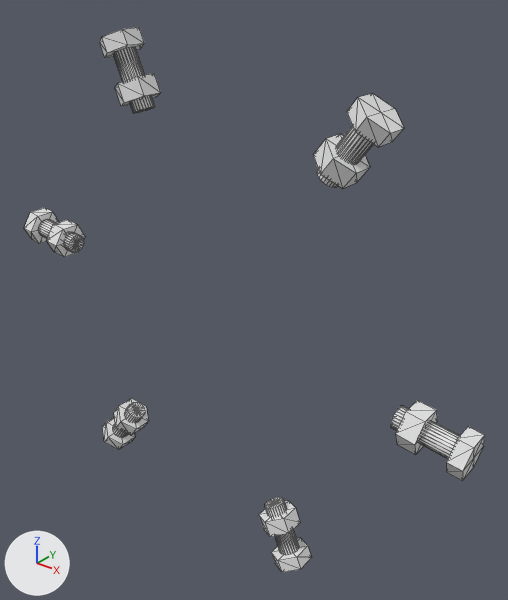
What one commit did to the glTF model viewer-full/bolts_top.glb.
Both versions are drawn from a 50 mm lens placed at (119.0, -191.9, 90.7), pointed at (7.7, -52.8, 4.4). The lights are fixed; the arrows at lower left show +X, +Y and +Z. The first picture is the older version. Mesh edges are drawn as thin lines. Where no turn or scale is listed for an object, it has been applied to the vertices. Vertices at exactly the same position are counted once.

Names of what the first picture shows: 'b0_52.4', 'b1_112.4', 'b2_172.4', 'b3_232.4', 'b4_292.4', 'b5_352.4'.
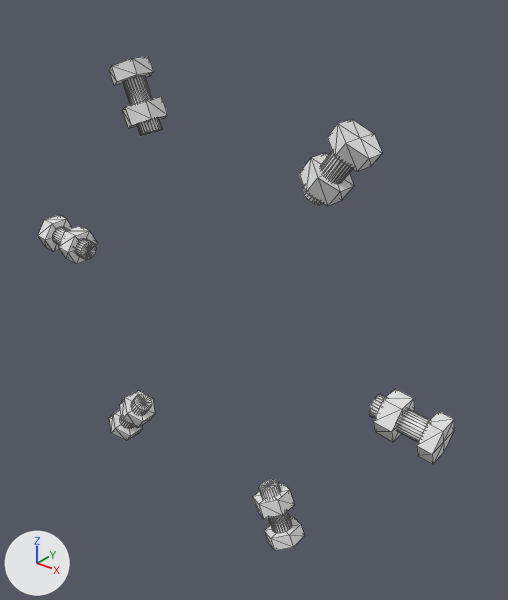
Location of each change, [x1, y1, x2, y2] in pixels of the pictures (508 x 600 px; the box of a moved part takes in the faces that stretch with it):
'b0_52.4', reshaped, moved (8% narrower, 8% shorter): before [314, 93, 404, 188]; after [299, 119, 382, 206]
'b5_352.4', reshaped, moved (10% narrower, 7% shorter): before [390, 400, 485, 481]; after [369, 389, 454, 464]
'b1_112.4', reshaped, moved (7% shorter): before [100, 28, 161, 114]; after [109, 56, 168, 136]
'b4_292.4', reshaped, moved: before [259, 497, 312, 572]; after [253, 480, 305, 551]
'b2_172.4', reshaped, moved: before [24, 208, 85, 257]; after [38, 215, 97, 264]
'b3_232.4', reshaped, moved: before [102, 398, 149, 449]; after [109, 390, 155, 441]
part 1 of me_b5, moved or reshaped: before [395, 400, 437, 455]; after [373, 389, 415, 442]
part 2 of me_b5, moved or reshaped: before [446, 427, 485, 481]; after [417, 411, 454, 464]
part 3 of me_b5, moved or reshaped: before [390, 406, 459, 459]; after [369, 394, 430, 442]
part 4 of me_b4, moved or reshaped: before [259, 501, 300, 537]; after [253, 483, 294, 519]
part 5 of me_b4, moved or reshaped: before [271, 538, 312, 572]; after [264, 517, 305, 551]
part 6 of me_b4, moved or reshaped: before [265, 497, 299, 555]; after [259, 480, 292, 533]
part 7 of me_b3, moved or reshaped: before [114, 398, 149, 435]; after [120, 390, 155, 428]
part 8 of me_b3, moved or reshaped: before [113, 402, 145, 437]; after [120, 394, 152, 429]
part 9 of me_b3, moved or reshaped: before [102, 418, 135, 449]; after [109, 409, 143, 441]
part 10 of me_b2, moved or reshaped: before [46, 220, 85, 257]; after [58, 226, 97, 264]
part 11 of me_b2, moved or reshaped: before [38, 219, 84, 253]; after [53, 227, 96, 259]
part 12 of me_b2, moved or reshaped: before [24, 208, 59, 244]; after [38, 215, 72, 251]
part 13 of me_b1, moved or reshaped: before [115, 74, 161, 106]; after [122, 96, 168, 129]
part 14 of me_b1, moved or reshaped: before [113, 47, 155, 114]; after [123, 75, 162, 136]
part 15 of me_b1, moved or reshaped: before [100, 28, 144, 58]; after [109, 56, 154, 86]
part 16 of me_b0, moved or reshaped: before [314, 134, 370, 188]; after [299, 153, 354, 206]
part 17 of me_b0, moved or reshaped: before [347, 93, 404, 147]; after [327, 119, 382, 172]
part 18 of me_b0, moved or reshaped: before [317, 126, 374, 188]; after [303, 151, 353, 205]

Diff of the bpy script that builds the scene:
```diff
--- a/viewer-full/bolts_top.glb.py
+++ b/viewer-full/bolts_top.glb.py
@@ me_b0 @@
-me_b0.from_pydata(...)  # 77 vertices, 144 faces; spans x 36.1..54.4, y -64.8..-53.2, z 48.1..68.6
+me_b0.from_pydata(...)  # 77 vertices, 144 faces; spans x 29.9..47.5, y -67.5..-55.9, z 40.2..59.6
+# me_b0 part 16: the loose piece of 14 vertices spanning x 36.2..47.2, y -64.8..-53.2, z 49.1..59.2 is moved by (-6.1, -2.7, -7.9)
+# me_b0 part 17: all 38 vertices in x 44.0..54.4, y -64.8..-53.2, z 59.3..68.6 are moved by (-7.0, -2.7, -9.0)
+# me_b0 part 18: all 25 vertices in x 36.1..40.8, y -62.0..-56.0, z 48.1..51.7 are moved by (-6.1, -2.7, -7.9)
@@ me_b1 @@
-me_b1.from_pydata(...)  # 77 vertices, 144 faces; spans x -36.2..-20.4, y -64.8..-53.2, z 57.1..78.4
+me_b1.from_pydata(...)  # 77 vertices, 144 faces; spans x -31.8..-16.6, y -67.5..-55.9, z 47.9..67.8
+# me_b1 part 13: the loose piece of 14 vertices spanning x -31.6..-20.4, y -64.8..-53.2, z 58.9..67.4 is moved by (3.8, -2.7, -9.2)
+# me_b1 part 14: all 25 vertices in x -26.8..-21.2, y -62.0..-56.0, z 57.1..59.4 are moved by (3.8, -2.7, -9.2)
+# me_b1 part 15: all 38 vertices in x -36.2..-25.3, y -64.8..-53.2, z 70.8..78.4 are moved by (4.4, -2.7, -10.5)
@@ me_b2 @@
-me_b2.from_pydata(...)  # 77 vertices, 144 faces; spans x -82.6..-62.0, y -64.8..-53.2, z 3.7..15.9
+me_b2.from_pydata(...)  # 77 vertices, 144 faces; spans x -71.3..-52.1, y -67.5..-55.9, z 2.4..14.4
+# me_b2 part 10: the loose piece of 14 vertices spanning x -70.8..-64.6, y -64.8..-53.2, z 3.7..14.3 is moved by (9.9, -2.7, -1.3)
+# me_b2 part 11: all 25 vertices in x -62.8..-62.0, y -62.0..-56.0, z 5.4..11.3 are moved by (9.9, -2.7, -1.3)
+# me_b2 part 12: all 38 vertices in x -82.6..-77.3, y -64.8..-53.2, z 5.4..15.9 are moved by (11.3, -2.7, -1.5)
@@ me_b3 @@
-me_b3.from_pydata(...)  # 77 vertices, 144 faces; spans x -54.4..-36.1, y -64.8..-53.2, z -68.6..-48.1
+me_b3.from_pydata(...)  # 77 vertices, 144 faces; spans x -47.5..-29.9, y -67.5..-55.9, z -59.6..-40.2
+# me_b3 part 7: the loose piece of 14 vertices spanning x -47.2..-36.2, y -64.8..-53.2, z -59.2..-49.1 is moved by (6.1, -2.7, 7.9)
+# me_b3 part 8: all 25 vertices in x -40.8..-36.1, y -62.0..-56.0, z -51.7..-48.1 are moved by (6.1, -2.7, 7.9)
+# me_b3 part 9: all 38 vertices in x -54.4..-44.0, y -64.8..-53.2, z -68.6..-59.3 are moved by (7.0, -2.7, 9.0)
@@ me_b4 @@
-me_b4.from_pydata(...)  # 77 vertices, 144 faces; spans x 20.4..36.2, y -64.8..-53.2, z -78.4..-57.1
+me_b4.from_pydata(...)  # 77 vertices, 144 faces; spans x 16.6..31.8, y -67.5..-55.9, z -67.8..-47.9
+# me_b4 part 4: the loose piece of 14 vertices spanning x 20.4..31.6, y -64.8..-53.2, z -67.4..-58.9 is moved by (-3.8, -2.7, 9.2)
+# me_b4 part 5: all 38 vertices in x 25.3..36.2, y -64.8..-53.2, z -78.4..-70.8 are moved by (-4.4, -2.7, 10.5)
+# me_b4 part 6: all 25 vertices in x 21.2..26.8, y -62.0..-56.0, z -59.4..-57.1 are moved by (-3.8, -2.7, 9.2)
@@ me_b5 @@
-me_b5.from_pydata(...)  # 77 vertices, 144 faces; spans x 62.0..82.6, y -64.8..-53.2, z -15.9..-3.7
+me_b5.from_pydata(...)  # 77 vertices, 144 faces; spans x 52.1..71.3, y -67.5..-55.9, z -14.4..-2.4
+# me_b5 part 1: the loose piece of 14 vertices spanning x 64.6..70.8, y -64.8..-53.2, z -14.3..-3.7 is moved by (-9.9, -2.7, 1.3)
+# me_b5 part 2: all 38 vertices in x 77.3..82.6, y -64.8..-53.2, z -15.9..-5.4 are moved by (-11.3, -2.7, 1.5)
+# me_b5 part 3: all 25 vertices in x 62.0..62.8, y -62.0..-56.0, z -11.3..-5.4 are moved by (-9.9, -2.7, 1.3)
@@ ob_b0_52_4 @@
 ob_b0_52_4 = bpy.data.objects.new('b0_52.4', me_b0)
-ob_b0_52_4.location = (-2.5, -2.7, -3.2)
+ob_b0_52_4.location = (0.0, 0.0, 0.0)
@@ ob_b1_112_4 @@
 ob_b1_112_4 = bpy.data.objects.new('b1_112.4', me_b1)
-ob_b1_112_4.location = (1.5, -2.7, -3.7)
+ob_b1_112_4.location = (0.0, 0.0, 0.0)
@@ ob_b2_172_4 @@
 ob_b2_172_4 = bpy.data.objects.new('b2_172.4', me_b2)
-ob_b2_172_4.location = (4.0, -2.7, -0.5)
+ob_b2_172_4.location = (0.0, 0.0, 0.0)
@@ ob_b3_232_4 @@
 ob_b3_232_4 = bpy.data.objects.new('b3_232.4', me_b3)
-ob_b3_232_4.location = (2.5, -2.7, 3.2)
+ob_b3_232_4.location = (0.0, 0.0, 0.0)
@@ ob_b4_292_4 @@
 ob_b4_292_4 = bpy.data.objects.new('b4_292.4', me_b4)
-ob_b4_292_4.location = (-1.5, -2.7, 3.7)
+ob_b4_292_4.location = (0.0, 0.0, 0.0)
@@ ob_b5_352_4 @@
 ob_b5_352_4 = bpy.data.objects.new('b5_352.4', me_b5)
-ob_b5_352_4.location = (-4.0, -2.7, 0.5)
+ob_b5_352_4.location = (0.0, 0.0, 0.0)
```
